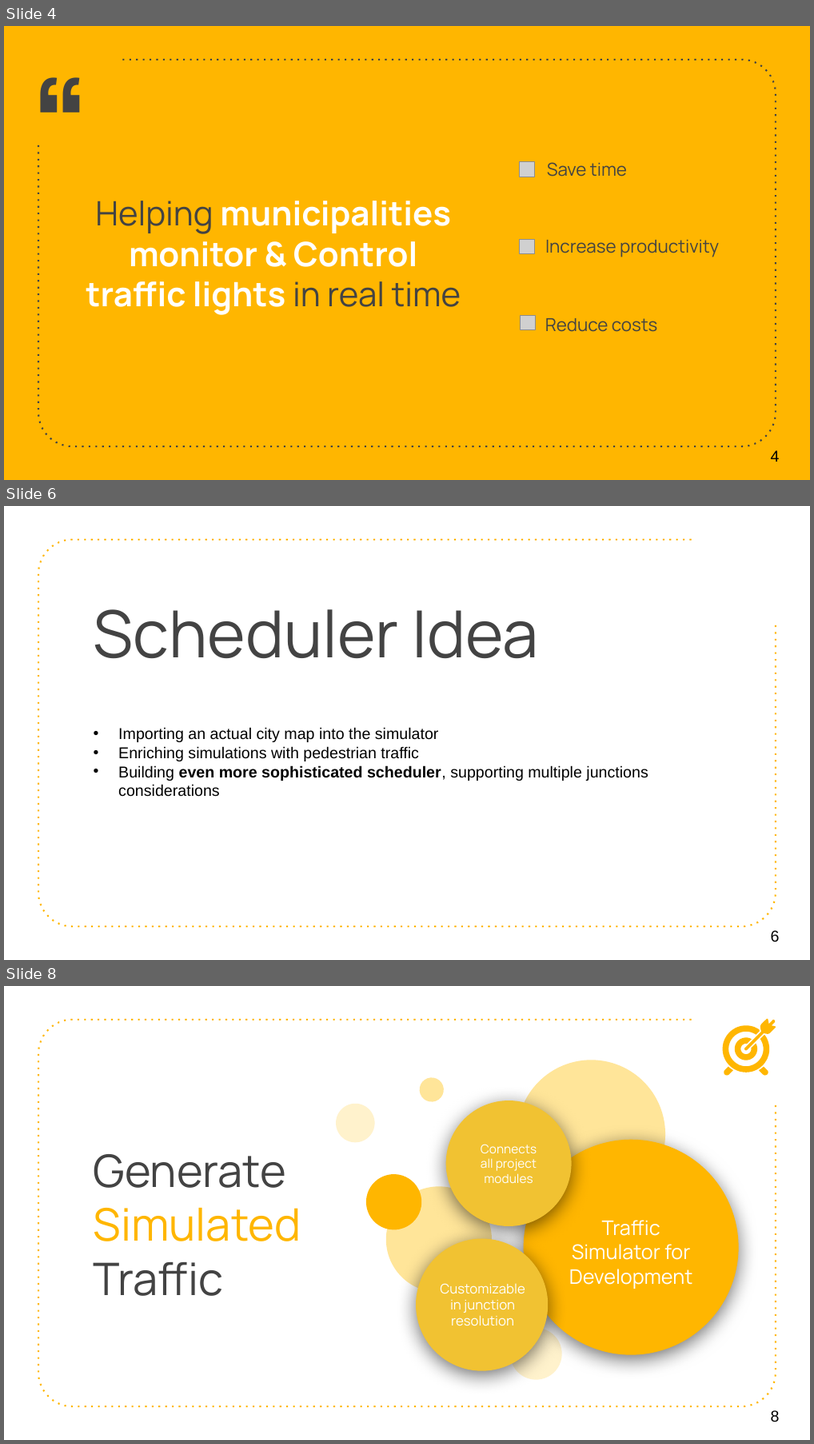
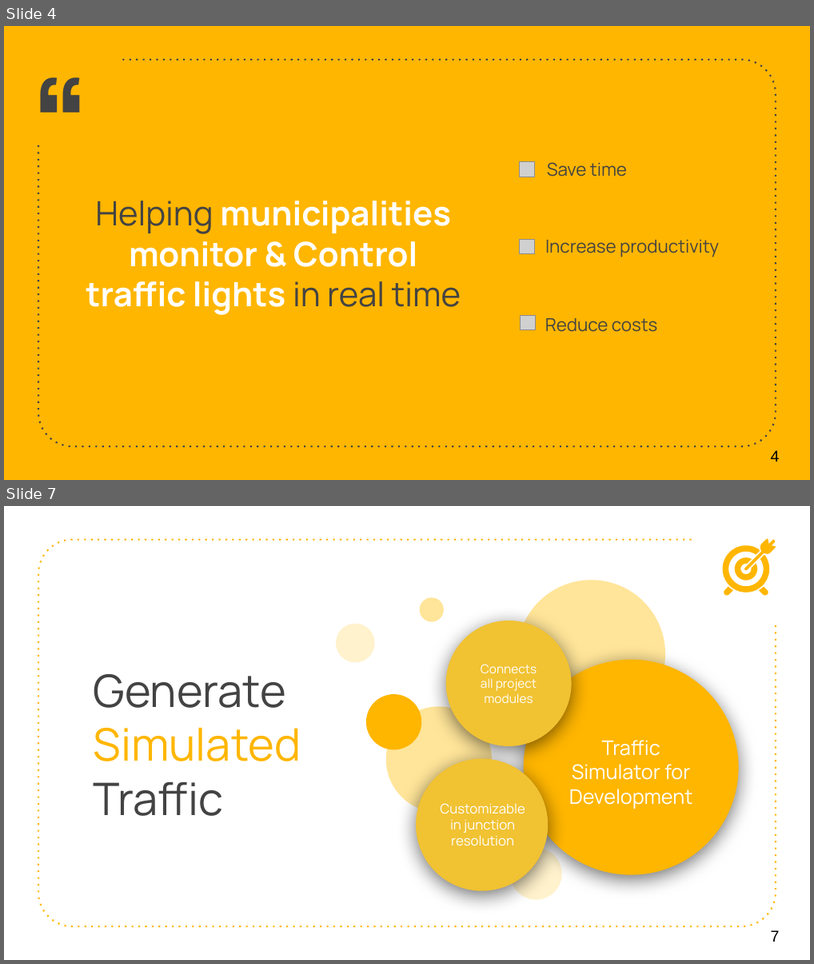
Before and after one commit to M20190649/SummitBTW, a slide deck: materials/endOfSemseter.pptx. Shown one above the other, each under a label of ours: slides 4, 6 and 8 before the commit, slides 4 and 7 after it; the slides between them are not shown. The pictures are 814x1444 and 814x964 pixels, drawn with LibreOffice and Linux fonts; fonts in the diff are those of the drawing; grey boxes stand for pictures. Boxes give left, top, right and bottom in pixels: in the first picture for what was removed or moved away, otherwise in the second. Text is boxed around its words. In the diff, an @@ line names an element or a change of style, - is before the commit and + after.

```diff
--- a/materials/endOfSemseter.pptx
+++ b/materials/endOfSemseter.pptx
@@ slide 6 removed at (4, 506, 810, 960), background #FFFFFF; not listed: 1 template element that a slide beside it also shows @@
@@ title removed at (94, 609, 539, 658) @@
-Scheduler Idea
@@ text removed at (118, 727, 648, 796) @@
-• Importing an actual city map into the simulator
-• Enriching simulations with pedestrian traffic
-• Building even more sophisticated scheduler, supporting multiple junctions considerations
@@ page number removed at (771, 930, 780, 942) @@
-6
@@ what was slide 8 is now slide 7 @@
@@ page number at (771, 930, 780, 941): text changed @@
-8
+7
```
Also in this commit, not shown: 2 slides changed.
